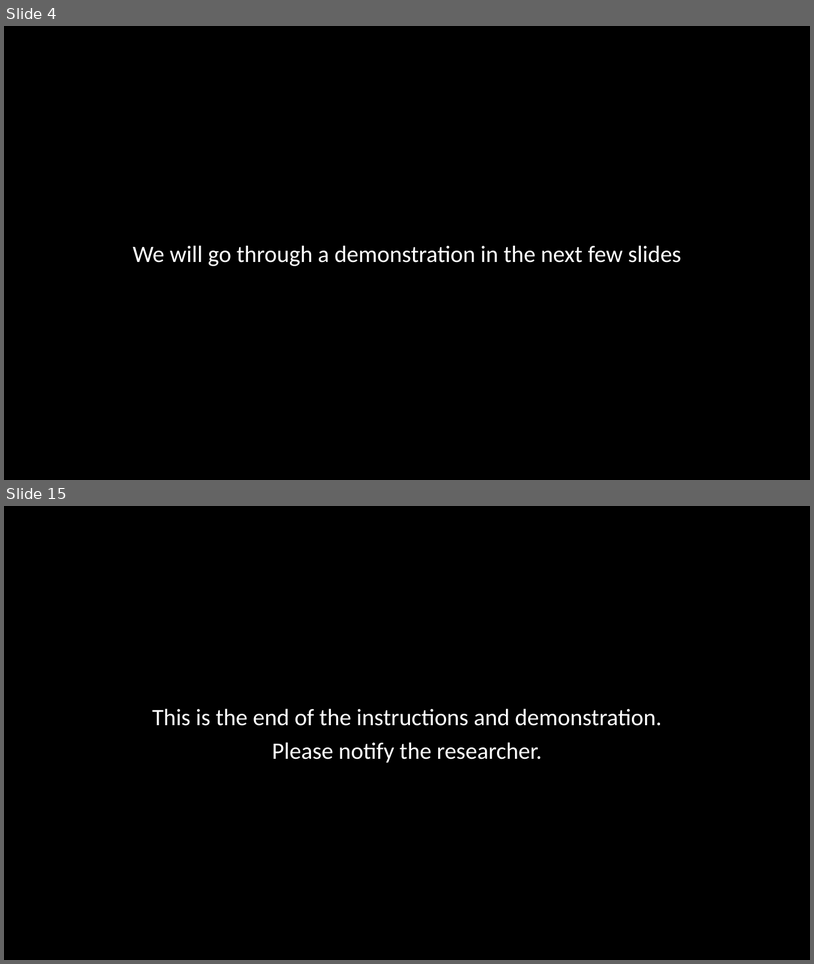
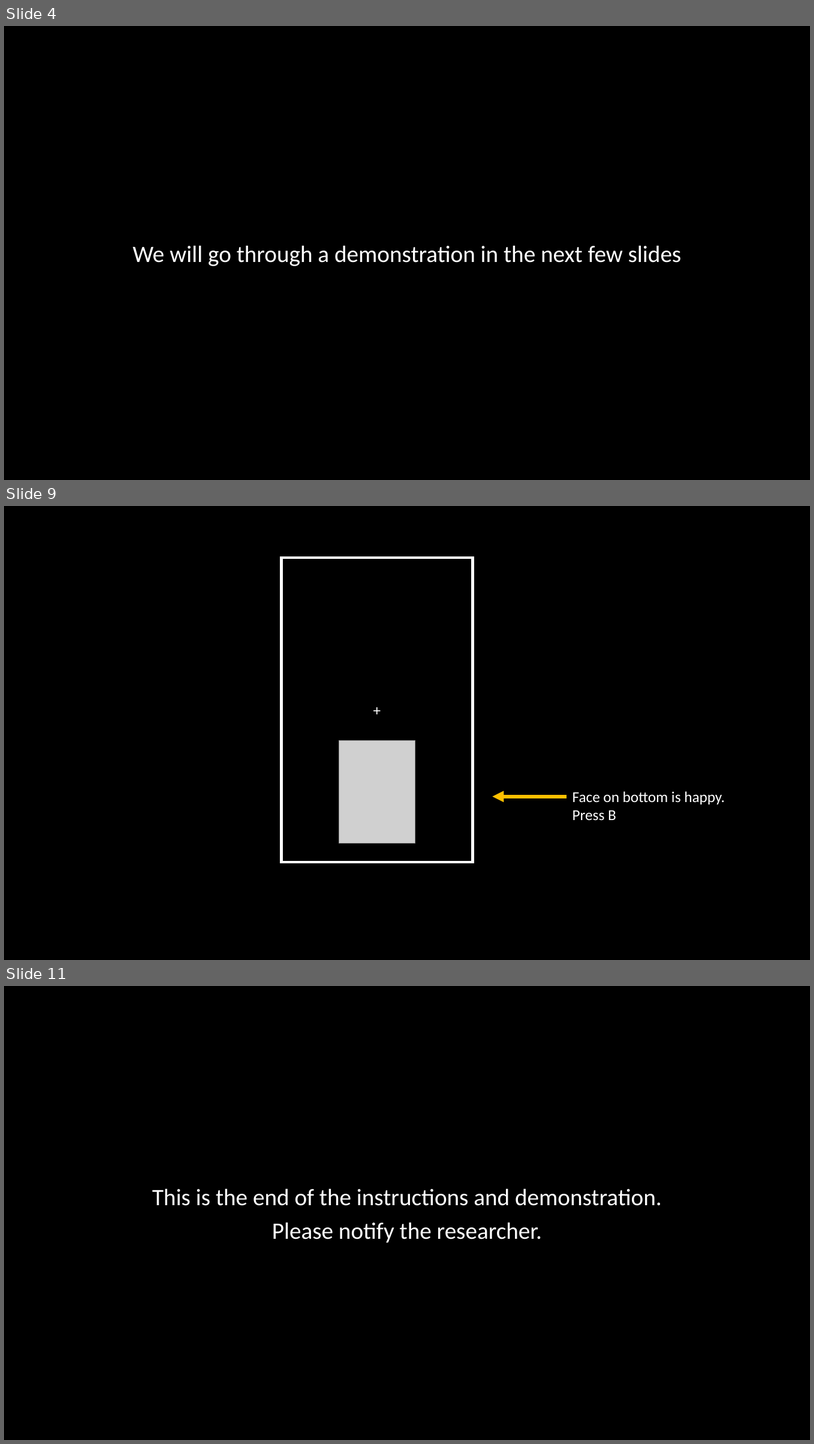
Before and after one commit to winsonfzyang/mindfulness_flexibility, a slide deck: instructions/affflex.pptx. Shown one above the other, each under a label of ours: slides 4 and 15 before the commit, slides 4, 9 and 11 after it; the slides between them are not shown. The pictures are 814x964 and 814x1444 pixels, drawn with LibreOffice and Linux fonts; fonts in the diff are those of the drawing; grey boxes stand for pictures. Boxes give left, top, right and bottom in pixels: in the first picture for what was removed or moved away, otherwise in the second. Text is boxed around its words. In the diff, an @@ line names an element or a change of style, - is before the commit and + after.

```diff
--- a/instructions/affflex.pptx
+++ b/instructions/affflex.pptx
@@ slide 9 added at [4,506,810,960], background #000000 @@
@@ rectangle added at [282,558,473,862], fill #000000, outline #FFFFFF 3 pt, 18 pt, text #FFFFFF @@
++
@@ picture added at [339,740,416,843] @@
@@ text added at [573,791,725,820], 18 pt, text #FFFFFF @@
+Face on bottom is happy. Press B
@@ arrow added from (567, 796) to (493, 796), #FFC000 4.5 pt @@
@@ what was slide 15 is now slide 11 @@
```
Also in this commit, not shown: 2 slides changed, 5 other slides added, 10 slides removed, 1 other file.
